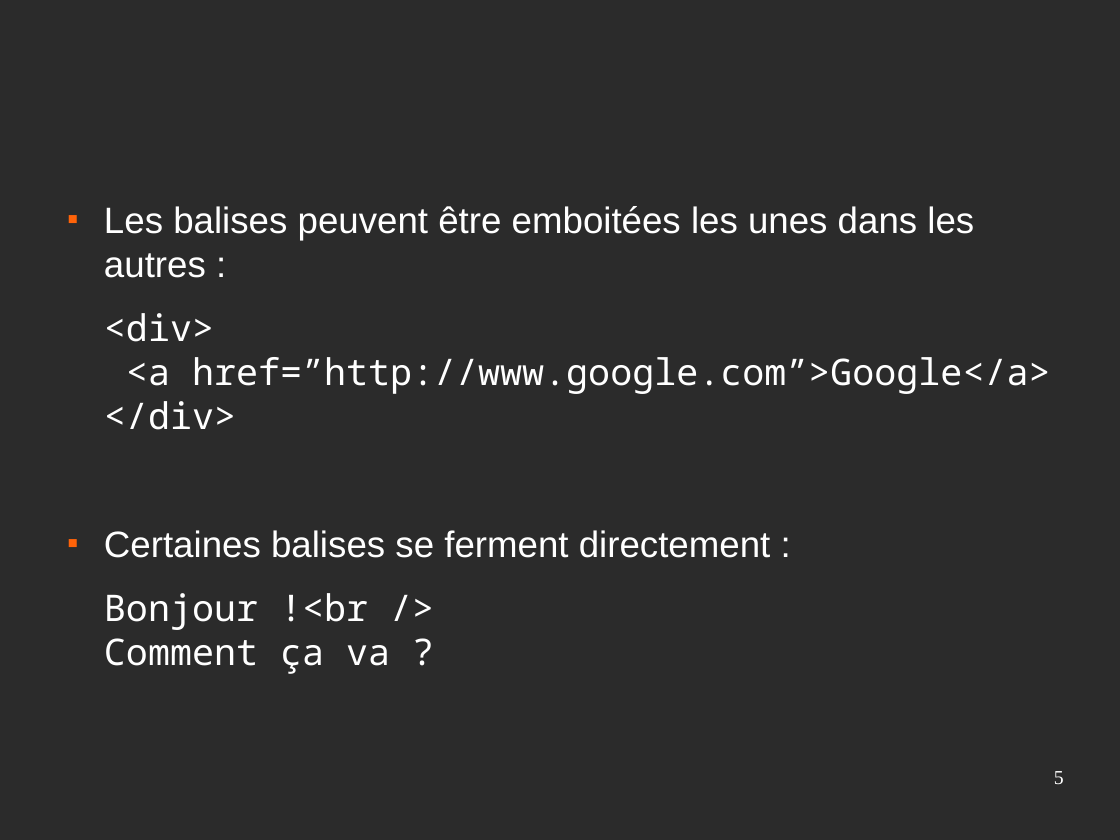
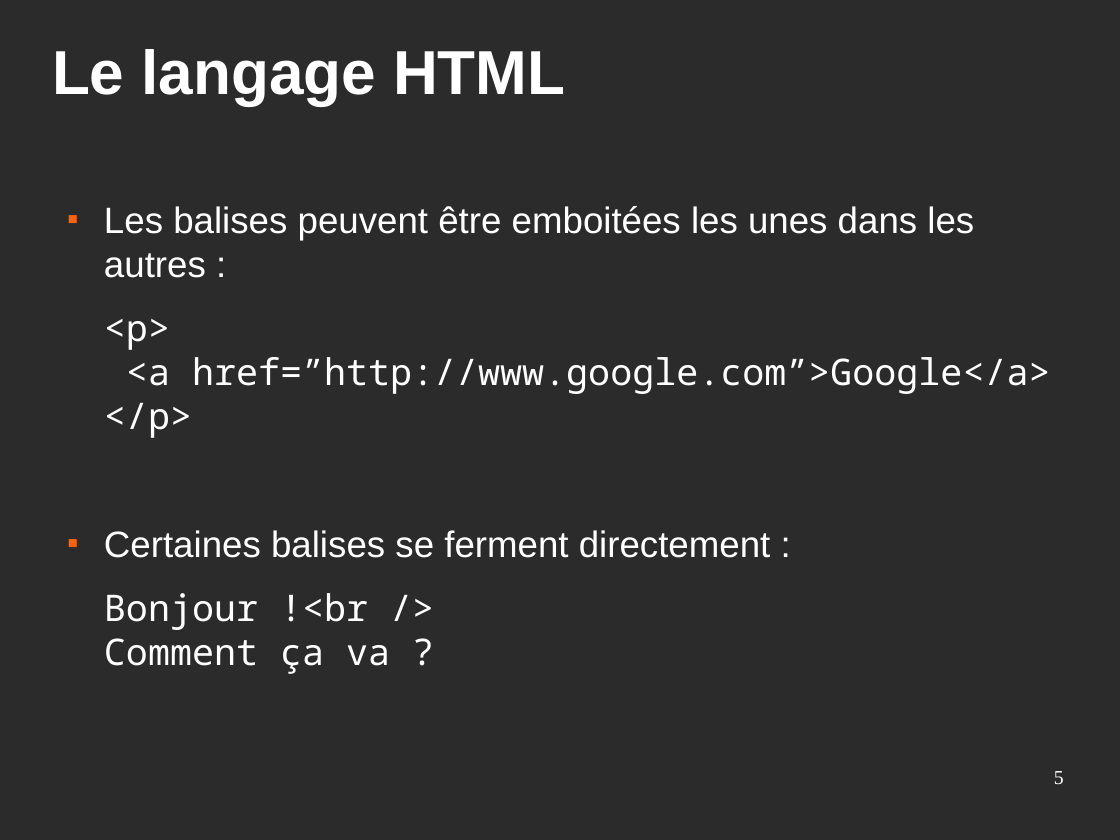
Before and after one commit to Eirbware/Formation, a slide deck: slide 5 of presentations/html.odp. Drawn at 1120x840 pixels with LibreOffice and Linux fonts; fonts in the diff are those of the drawing; background and template pictures are left out; a plain dark background stands for a picture behind light text. Boxes give left, top, right and bottom in pixels: in the first picture for what was removed or moved away, otherwise in the second. Text is boxed around its words. In the diff, an @@ line names an element or a change of style, - is before the commit and + after.

Commit message:
[HTML] Avancement

```diff
--- a/presentations/html.odp
+++ b/presentations/html.odp
@@ title added at [52,49,565,106], 44 pt, text #FFFFFF, bold @@
+Le langage HTML
@@ text at [104,319,1051,438]: text changed @@
-<div>
-<a href=”http://www.google.com”>Google</a>
-</div>
+<p>
+<a href=”http://www.google.com”>Google</a>
+</p>
```
Also in this commit, not shown: 1 other slide changed, 1 slide added.
